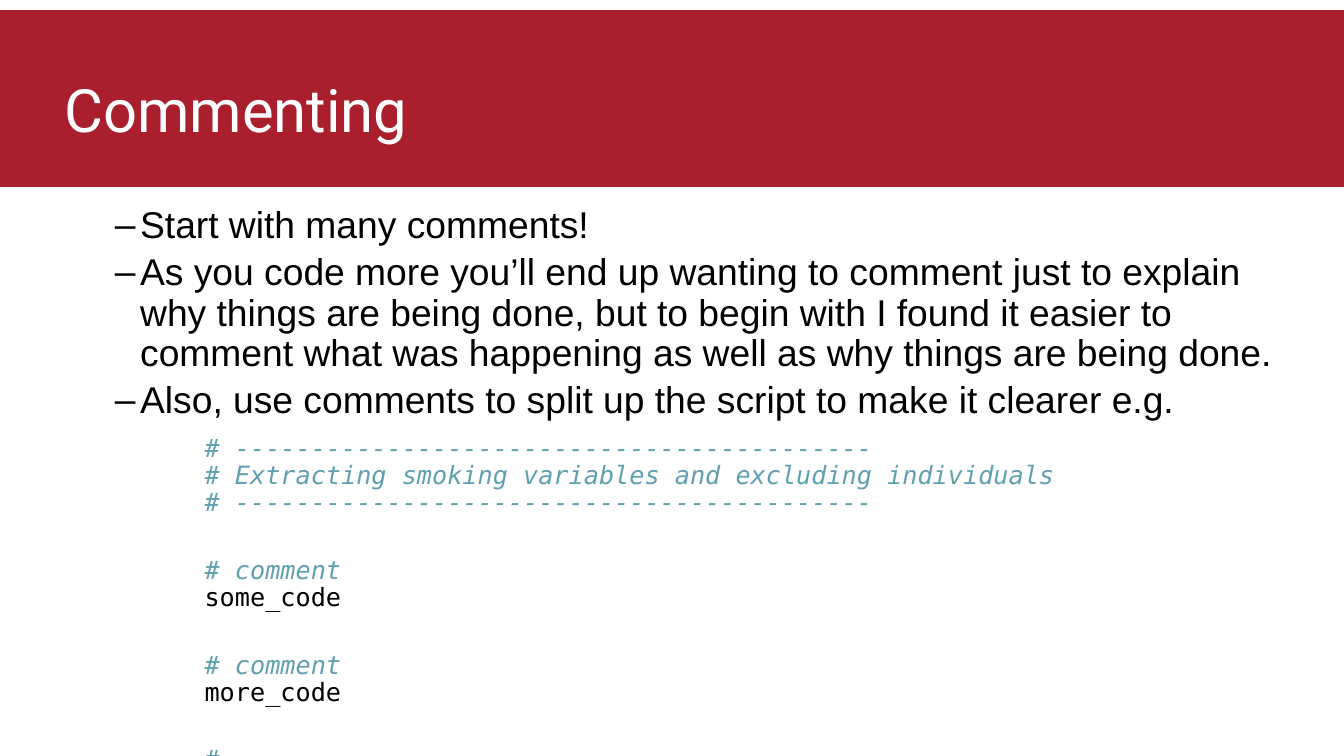
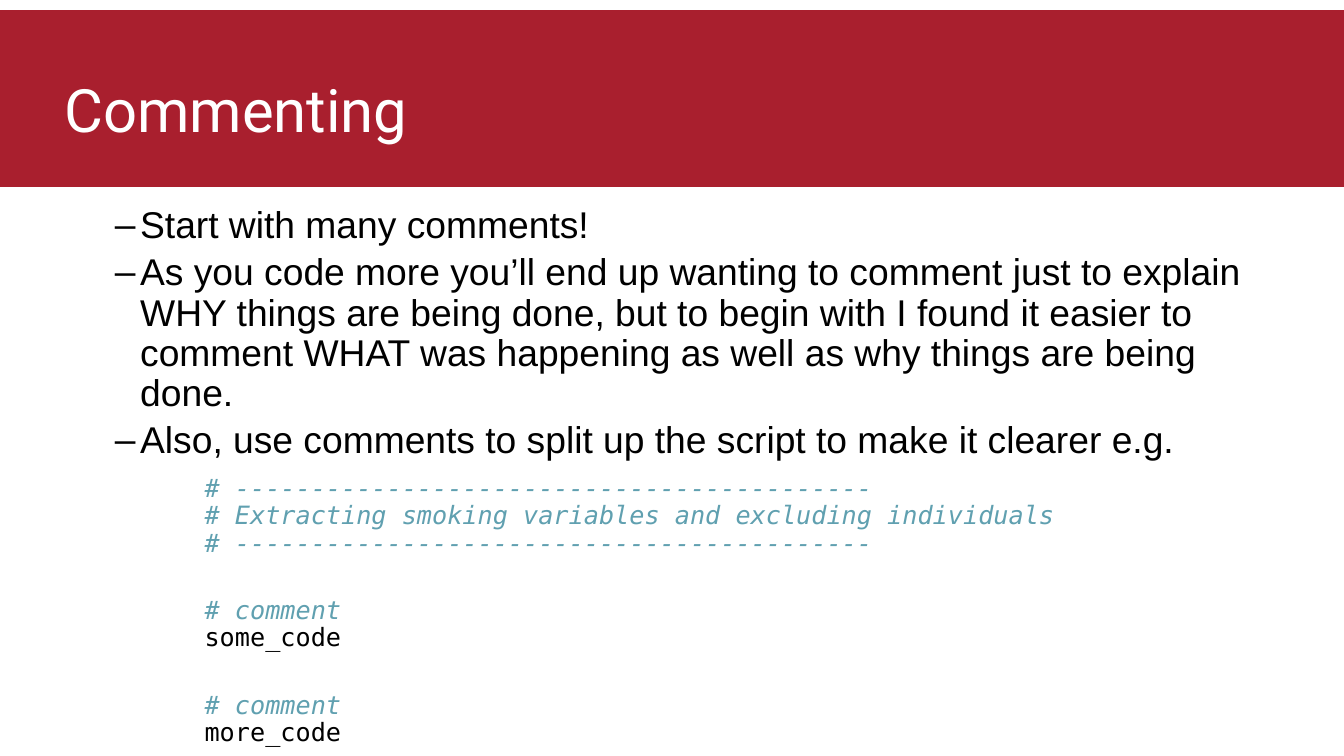
Before and after one commit to thomasbattram/how_to_write_a_script, a slide deck: slide 7 of slides/how_to_write_a_script.pptx. Drawn at 1344x756 pixels with LibreOffice and Linux fonts; fonts in the diff are those of the drawing; background and template pictures are left out. Boxes give left, top, right and bottom in pixels: in the first picture for what was removed or moved away, otherwise in the second. Text is boxed around its words. In the diff, an @@ line names an element or a change of style, - is before the commit and + after.

```diff
--- a/slides/how_to_write_a_script.pptx
+++ b/slides/how_to_write_a_script.pptx
@@ text at (140,258,1240,407): text changed @@
-  – As you code more you’ll end up wanting to comment just to explain why things are being done, but to begin with I found it easier to comment what was happening as well as why things are being done.
+  – As you code more you’ll end up wanting to comment just to explain WHY things are being done, but to begin with I found it easier to comment WHAT was happening as well as why things are being done.
```
Also in this commit, not shown: 4 other slides changed, 1 other file.
